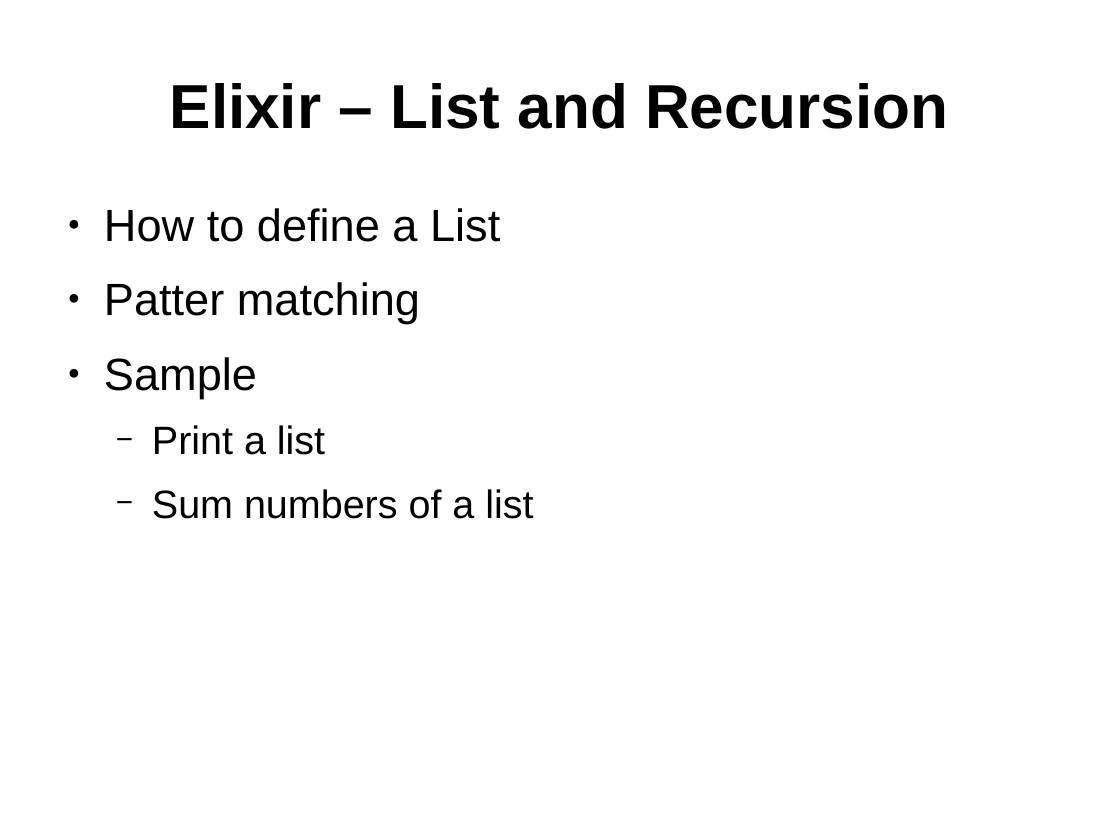
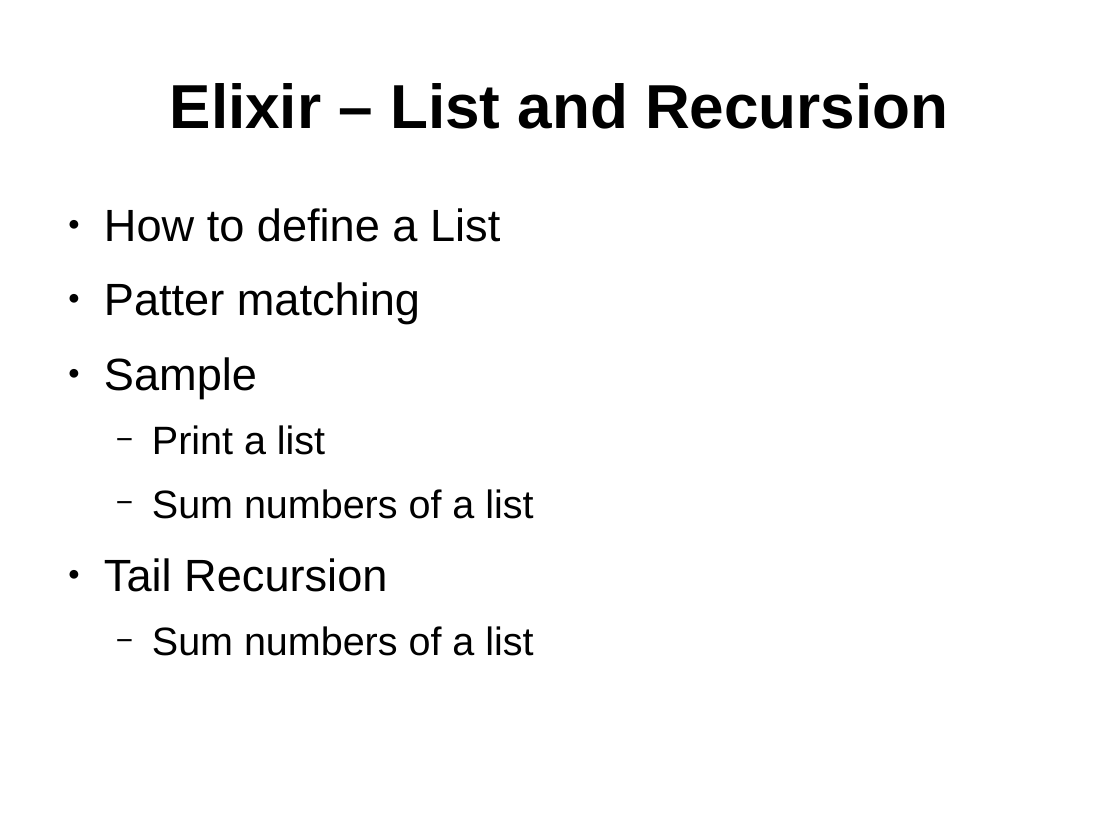
Before and after one commit to ramortegui/talks, a slide deck: slide 14 of elixir-basics.odp. Drawn at 1120x840 pixels with LibreOffice and Linux fonts; fonts in the diff are those of the drawing. Boxes give left, top, right and bottom in pixels: in the first picture for what was removed or moved away, otherwise in the second. Text is boxed around its words. In the diff, an @@ line names an element or a change of style, - is before the commit and + after.

Commit message:
Adding Tail recursion.

```diff
--- a/elixir-basics.odp
+++ b/elixir-basics.odp
@@ text at <box>104,558,533,656</box>: paragraphs added @@
+● Tail Recursion
+  − Sum numbers of a list
```
Also in this commit, not shown: 1 other slide changed.
